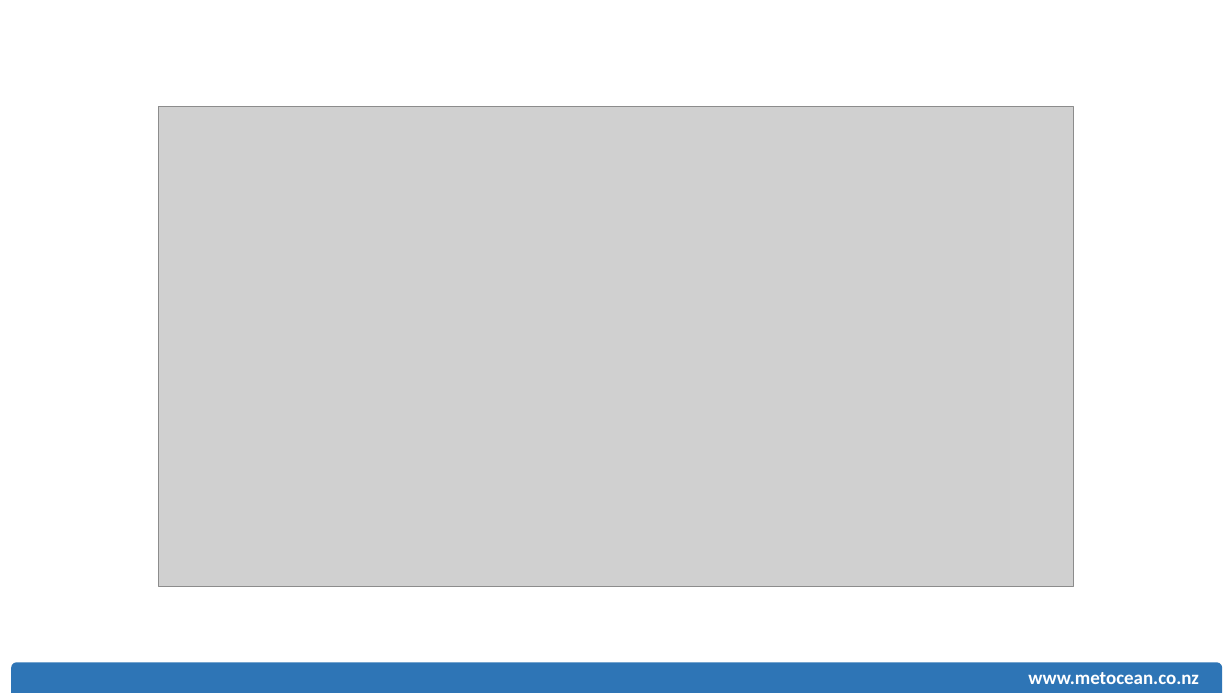
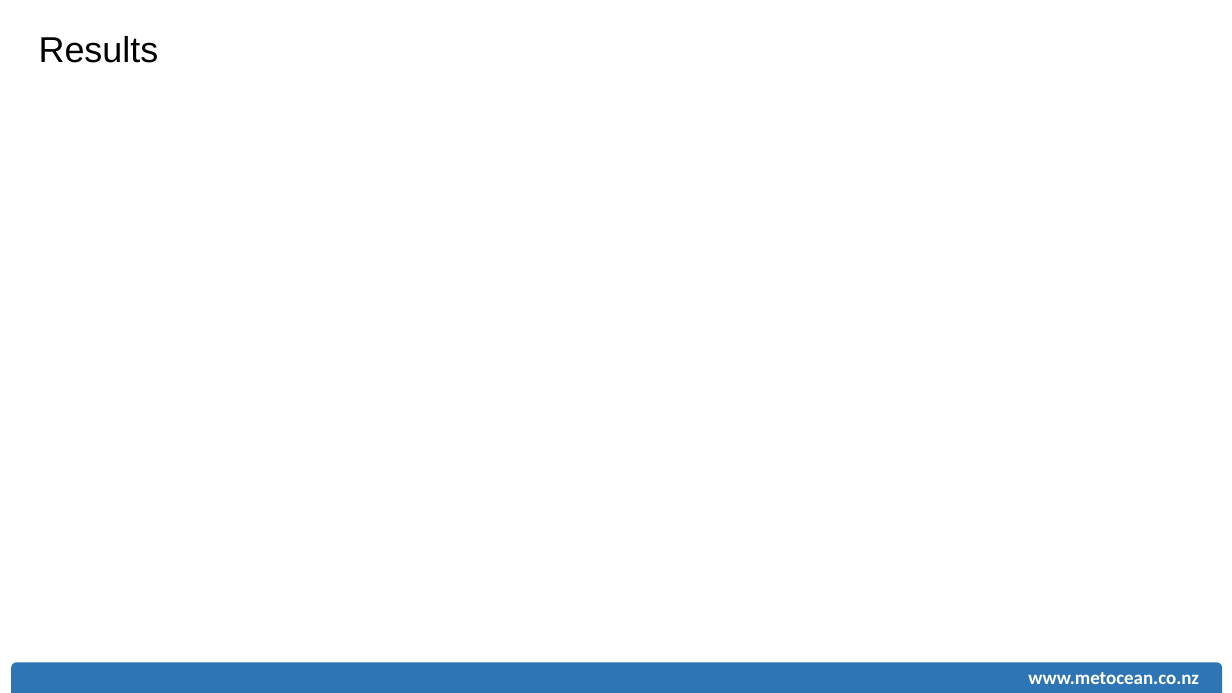
Before and after one commit to rsoutelino/CeP2015, a slide deck: slide 9 of soutelino_MSL_CeP2015.pptx (slide 3 before the commit). Drawn at 1232x693 pixels with LibreOffice and Linux fonts; fonts in the diff are those of the drawing; grey boxes stand for pictures. Boxes give left, top, right and bottom in pixels: in the first picture for what was removed or moved away, otherwise in the second. Text is boxed around its words. In the diff, an @@ line names an element or a change of style, - is before the commit and + after.

```diff
--- a/soutelino_MSL_CeP2015.pptx
+++ b/soutelino_MSL_CeP2015.pptx
@@ text added at (39,36,159,63), 28 pt, text #000000 @@
+Results
@@ picture removed at (159,106,1073,587) @@
```
Also in this commit, not shown: 12 other slides changed, 1 slide removed.
